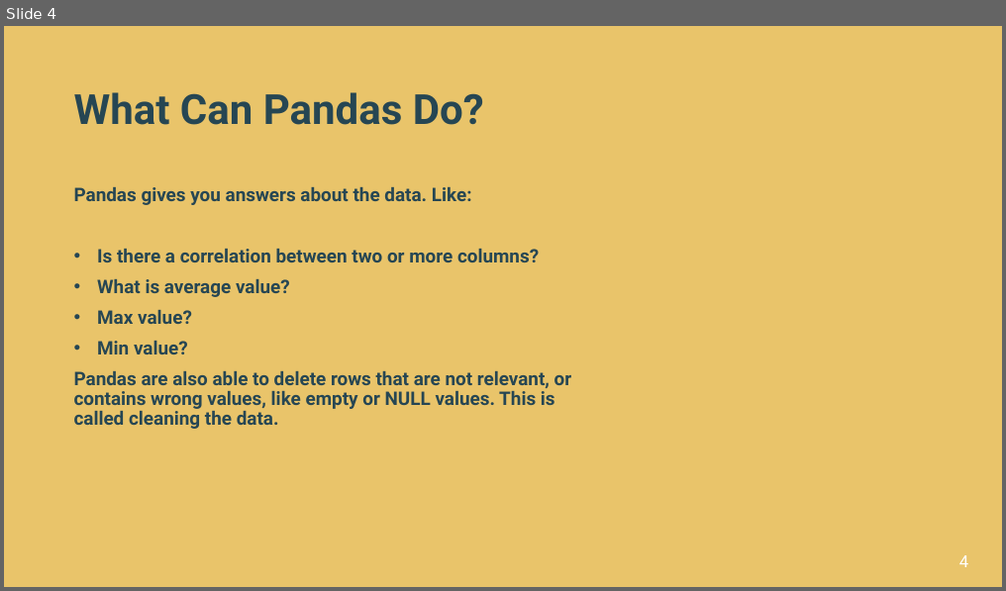
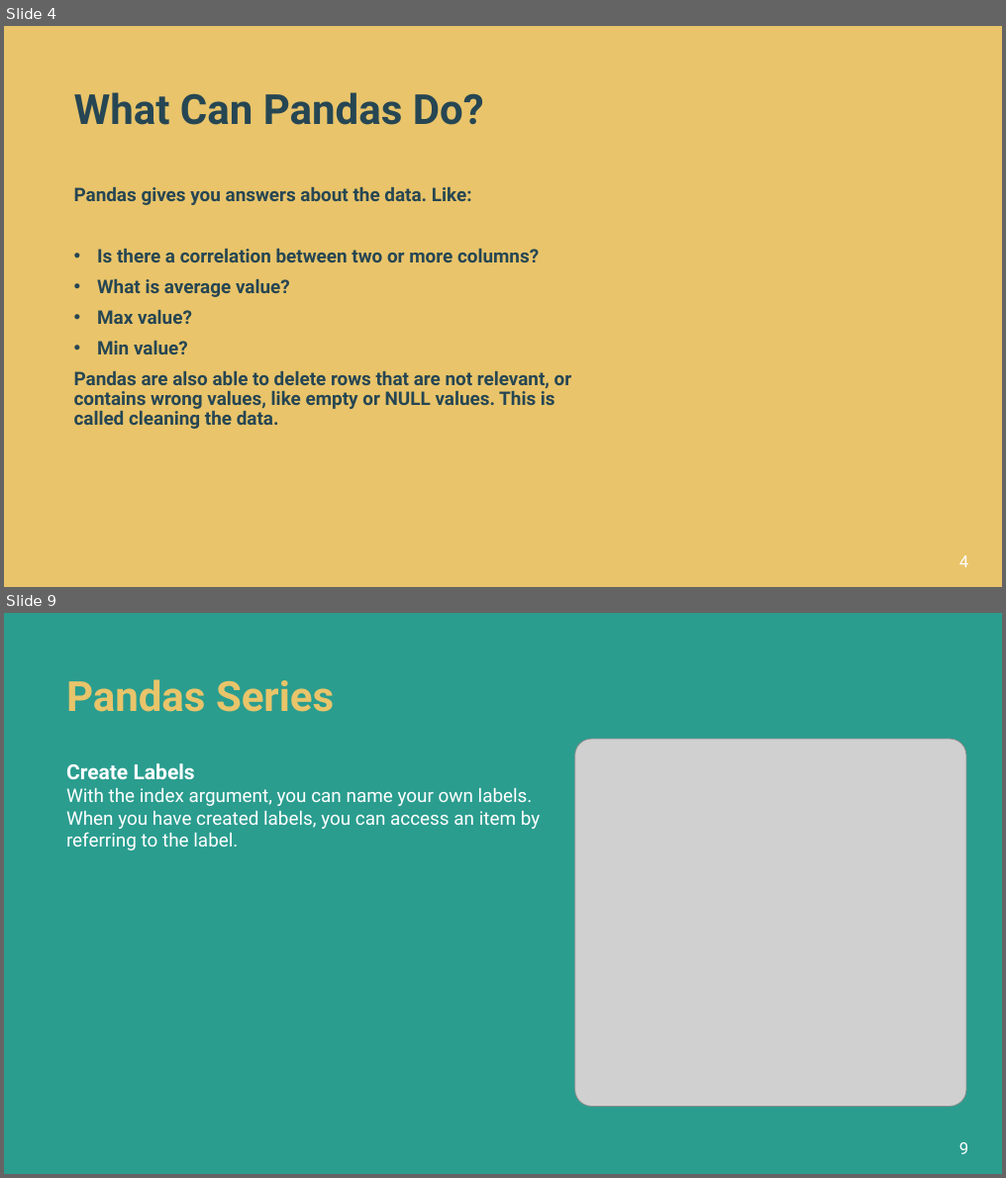
Before and after one commit to alishhde/PandasTutorial, a slide deck: Pandas Tutorials.pptx. Shown one above the other, each under a label of ours: slide 4 before the commit, slides 4 and 9 after it; the slides between them are not shown. The pictures are 1006x591 and 1006x1178 pixels, drawn with LibreOffice and Linux fonts; fonts in the diff are those of the drawing; grey boxes stand for pictures; background and template pictures are left out. Boxes give left, top, right and bottom in pixels: in the first picture for what was removed or moved away, otherwise in the second. Text is boxed around its words. In the diff, an @@ line names an element or a change of style, - is before the commit and + after.

```diff
--- a/Pandas Tutorials.pptx
+++ b/Pandas Tutorials.pptx
@@ slide 9 added at [4, 613, 1002, 1174], background #2A9D8F @@
@@ title added at [66, 679, 334, 712], 40 pt, text #E9C46A, bold @@
+Pandas Series
@@ picture added at [575, 739, 966, 1106] @@
@@ text added at [66, 763, 540, 851], 18 pt, text #FFFFFF @@
+Create Labels
+With the index argument, you can name your own labels. When you have created labels, you can access an item by referring to the label.
@@ page number added at [959, 1143, 968, 1155], 16 pt, text #FFFFFF @@
+9
```
Also in this commit, not shown: 13 slides changed, 34 other slides added, 11 other files.
